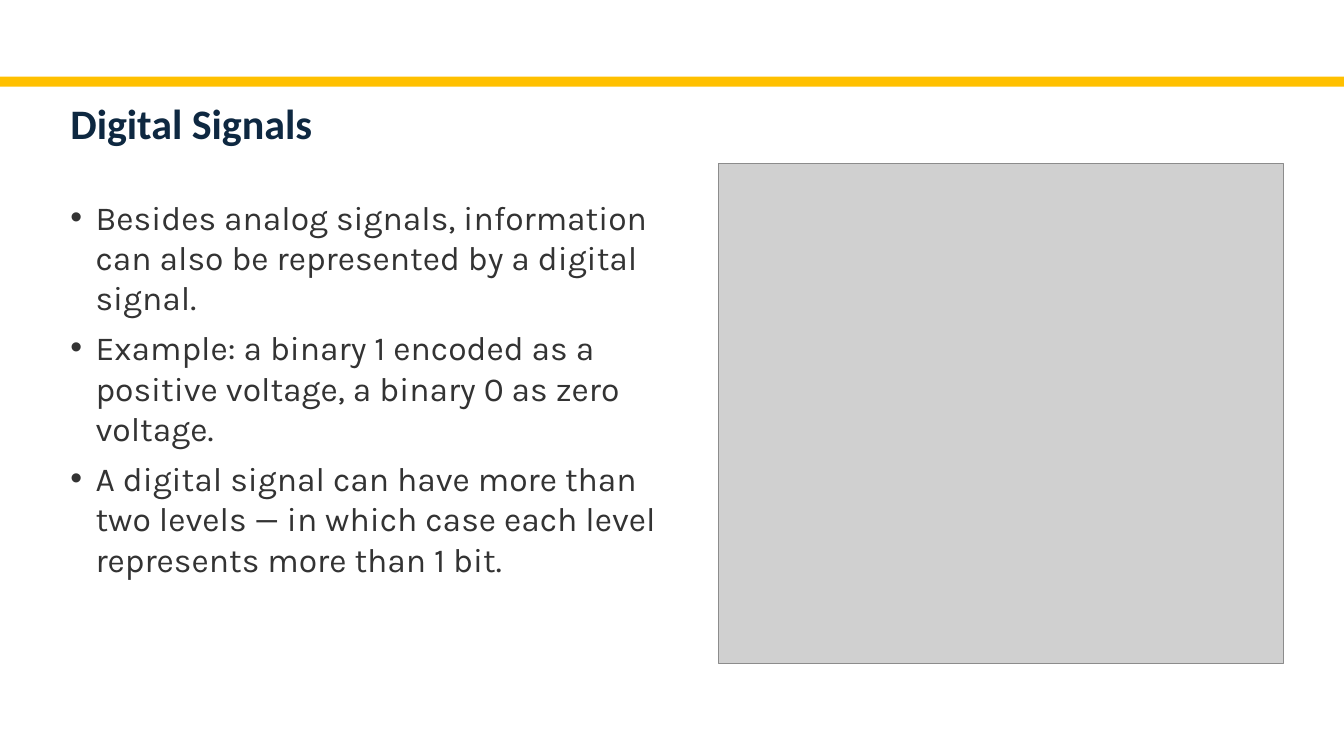
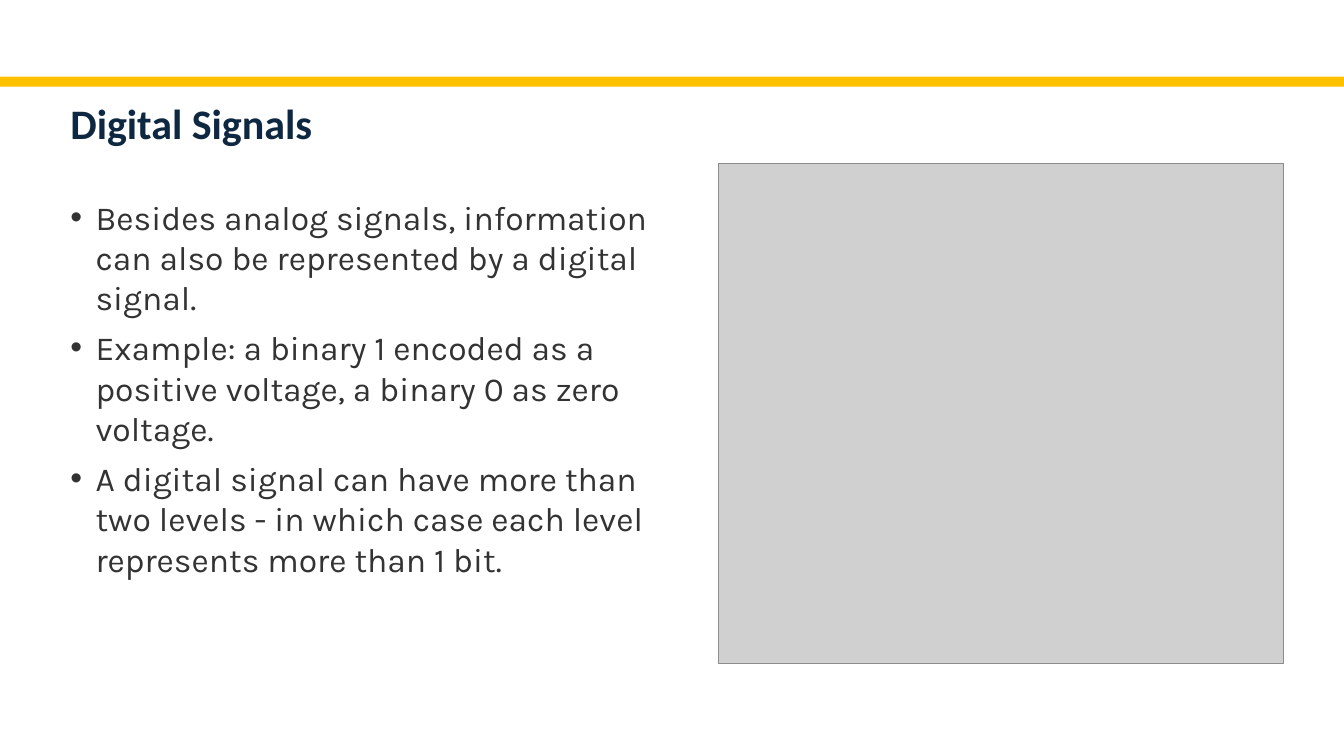
Before and after one commit to AvyuktGupta/clg, a slide deck: slide 26 of CN/Physical Layer.pptx. Drawn at 1344x756 pixels with LibreOffice and Linux fonts; fonts in the diff are those of the drawing; grey boxes stand for pictures; background and template pictures are left out. Boxes give left, top, right and bottom in pixels: in the first picture for what was removed or moved away, otherwise in the second. Text is boxed around its words. In the diff, an @@ line names an element or a change of style, - is before the commit and + after.

```diff
--- a/CN/Physical Layer.pptx
+++ b/CN/Physical Layer.pptx
@@ text at [96, 468, 643, 580]: text changed @@
-• A digital signal can have more than two levels — in which case each level represents more than 1 bit.
+• A digital signal can have more than two levels - in which case each level represents more than 1 bit.
```
Also in this commit, not shown: 2 other slides changed, 10 other files.
